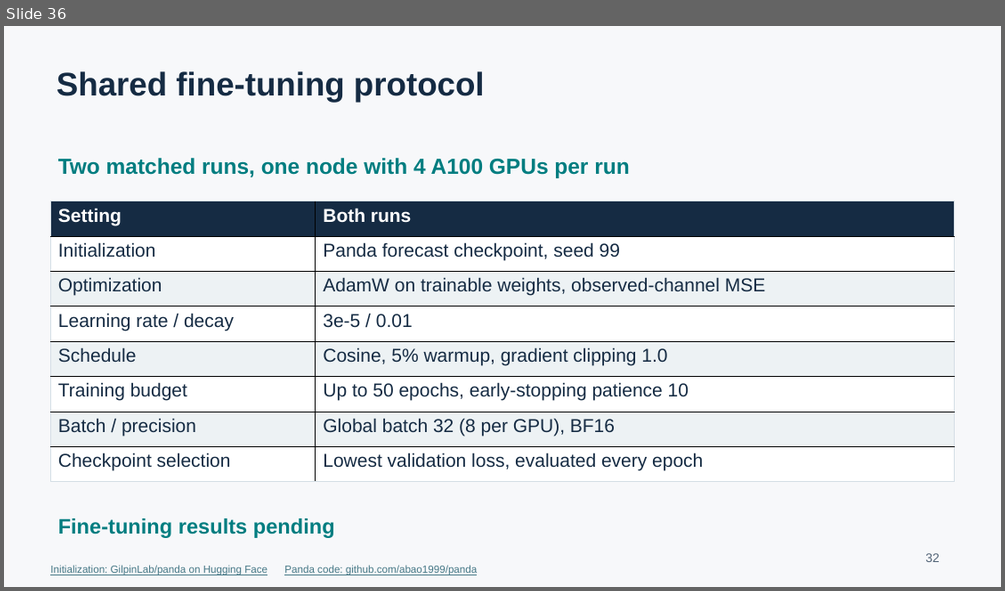
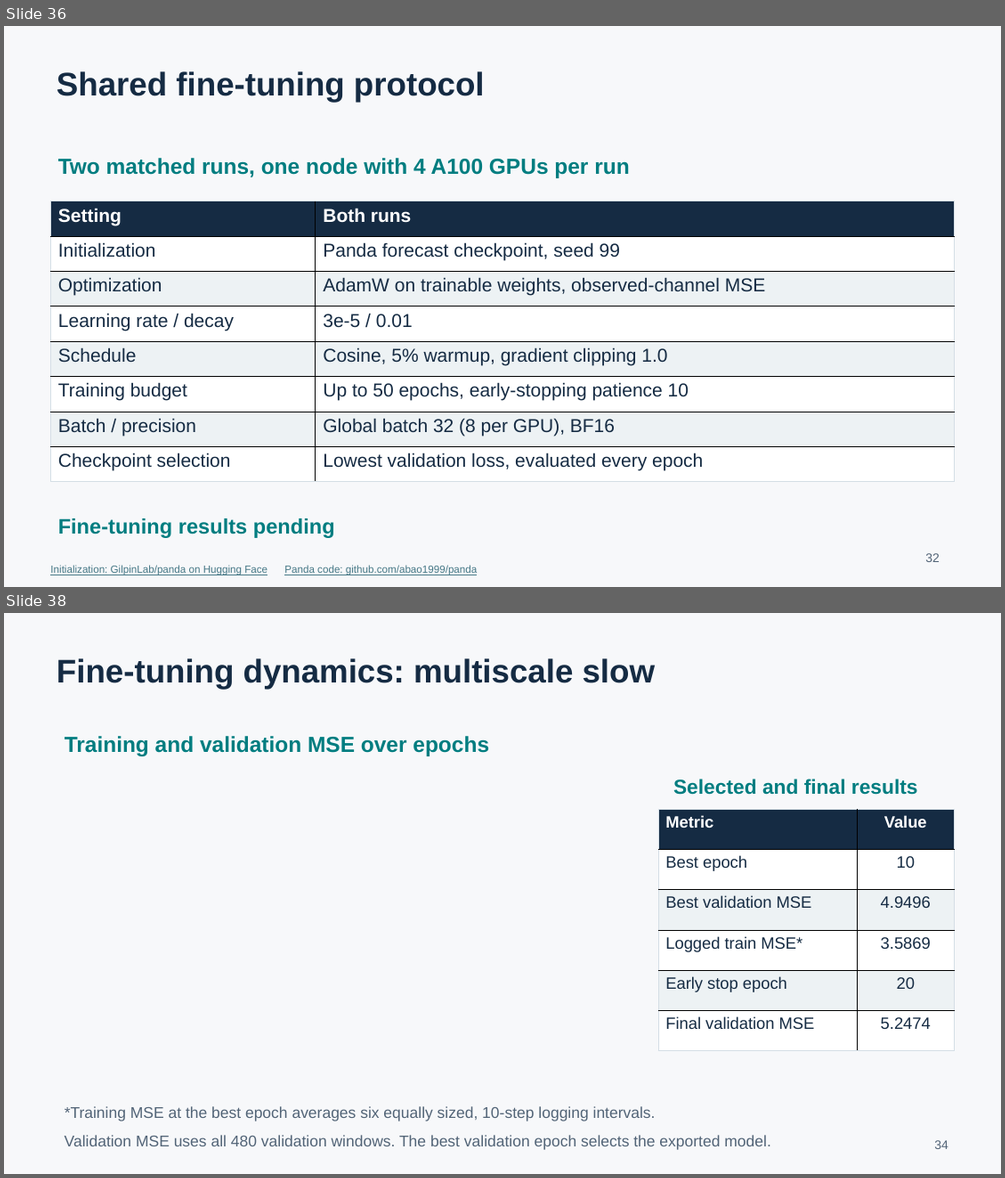
Before and after one commit to yzheng-ee/MultiscaleDynamicsAI, a slide deck: presentation.pptx. Shown one above the other, each under a label of ours: slide 36 before the commit, slides 36 and 38 after it; the slides between them are not shown. The pictures are 1005x591 and 1005x1178 pixels, drawn with LibreOffice and Linux fonts; fonts in the diff are those of the drawing. Boxes give left, top, right and bottom in pixels: in the first picture for what was removed or moved away, otherwise in the second. Text is boxed around its words. In the diff, an @@ line names an element or a change of style, - is before the commit and + after.

```diff
--- a/presentation.pptx
+++ b/presentation.pptx
@@ slide 38 added at (4,613,1001,1174), background #F7F8FA @@
@@ text added at (57,658,655,689), 31.5 pt, text #152B43, bold @@
+Fine-tuning dynamics: multiscale slow
@@ text added at (65,736,489,756), 21 pt, text #007D80, bold @@
+Training and validation MSE over epochs
@@ text added at (673,779,918,795), 19.5 pt, text #007D80, bold @@
+Selected and final results
@@ table added at (658,809,955,1051), 6 rows, 2 columns @@
+Metric | Value
+Best epoch | 10
+Best validation MSE | 4.9496
+Logged train MSE* | 3.5869
+Early stop epoch | 20
+Final validation MSE | 5.2474
@@ text added at (65,1106,655,1121), 15 pt, text #526477 @@
+*Training MSE at the best epoch averages six equally sized, 10-step logging intervals.
@@ text added at (65,1135,770,1150), 15 pt, text #526477 @@
+Validation MSE uses all 480 validation windows. The best validation epoch selects the exported model.
@@ text added at (934,1140,948,1149), 12 pt, text #526477 @@
+34
```
Also in this commit, not shown: 7 other slides added, 5 other files.
